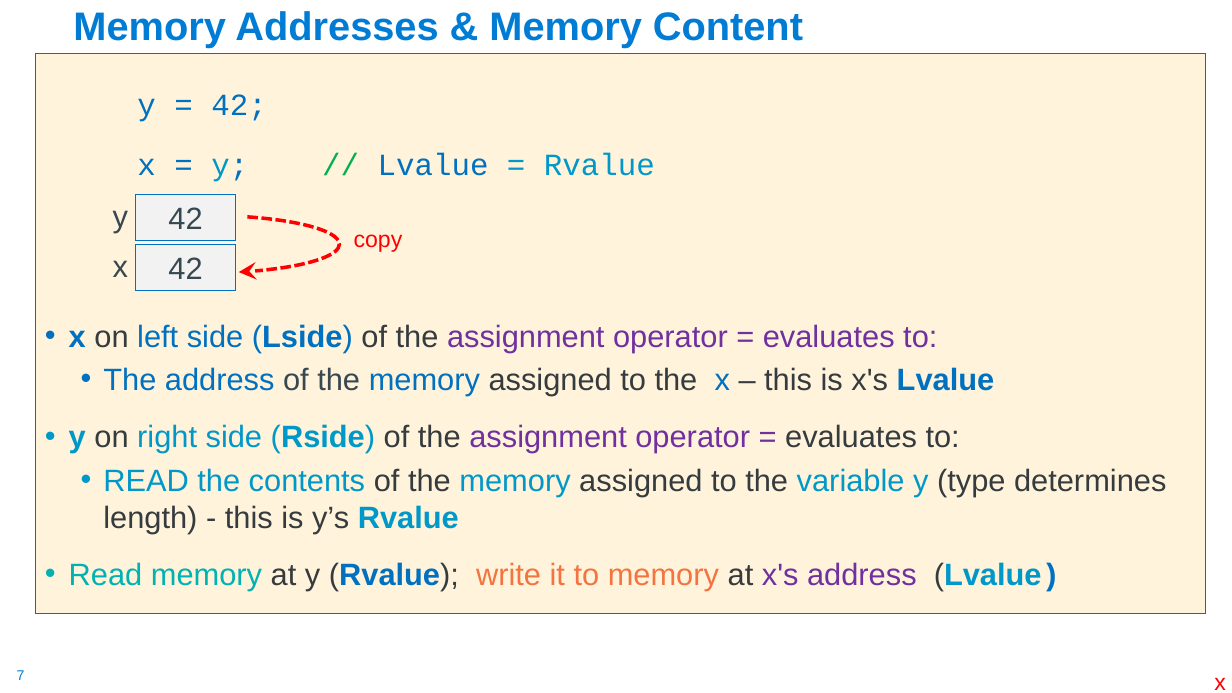
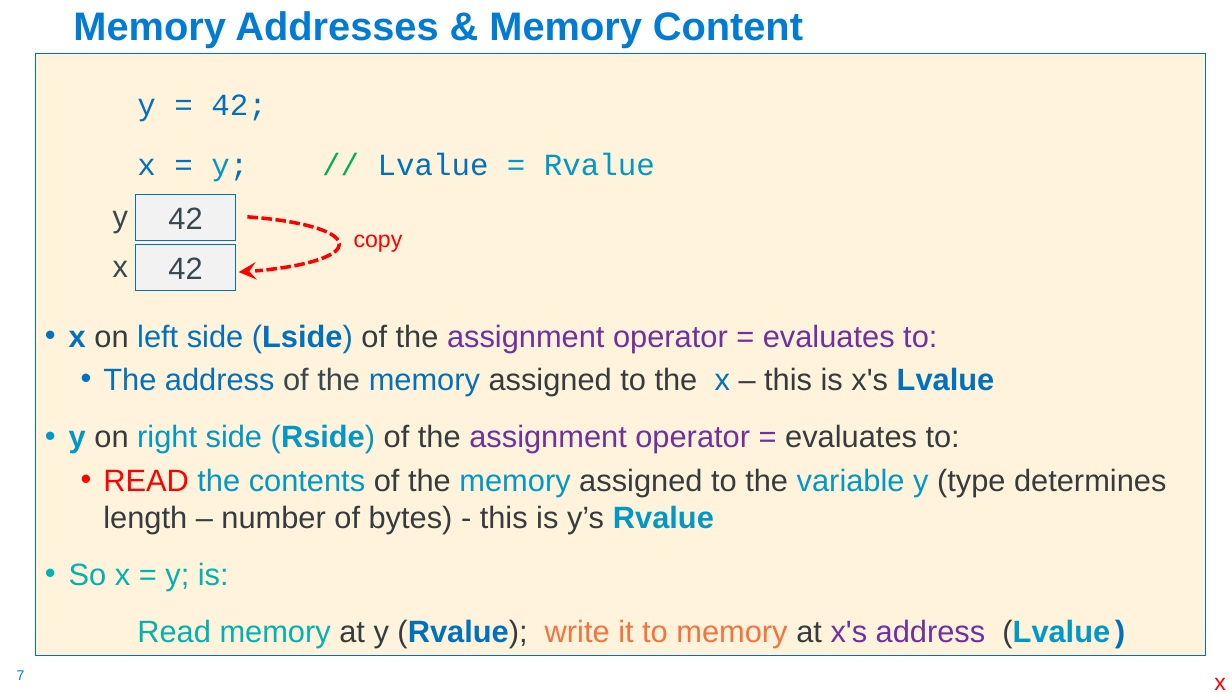
Before and after one commit to cse30-fa22/Muller_CSE30_Lecture_Slides, a slide deck: slide 7 of 03_C_Part2.pptx. Drawn at 1232x693 pixels with LibreOffice and Linux fonts; fonts in the diff are those of the drawing. Boxes give left, top, right and bottom in pixels: in the first picture for what was removed or moved away, otherwise in the second. Text is boxed around its words. In the diff, an @@ line names an element or a change of style, - is before the commit and + after.

```diff
--- a/03_C_Part2.pptx
+++ b/03_C_Part2.pptx
@@ text "y = 42;": place and size @@
-text "y = 42;" at (36, 54, 1206, 614)
+text "y = 42;" at (36, 54, 1206, 655)
@@ text at (69, 468, 1166, 590): text changed @@
-  • READ the contents of the memory assigned to the variable y (type determines length) - this is y’s Rvalue
+  • READ the contents of the memory assigned to the variable y (type determines length – number of bytes) - this is y’s Rvalue
+• So x = y; is:
@@ text at (137, 619, 1128, 648): bullet • to none @@
```
Also in this commit, not shown: 16 other slides changed, 22 slides added, 3 slides removed, 1 other file.
